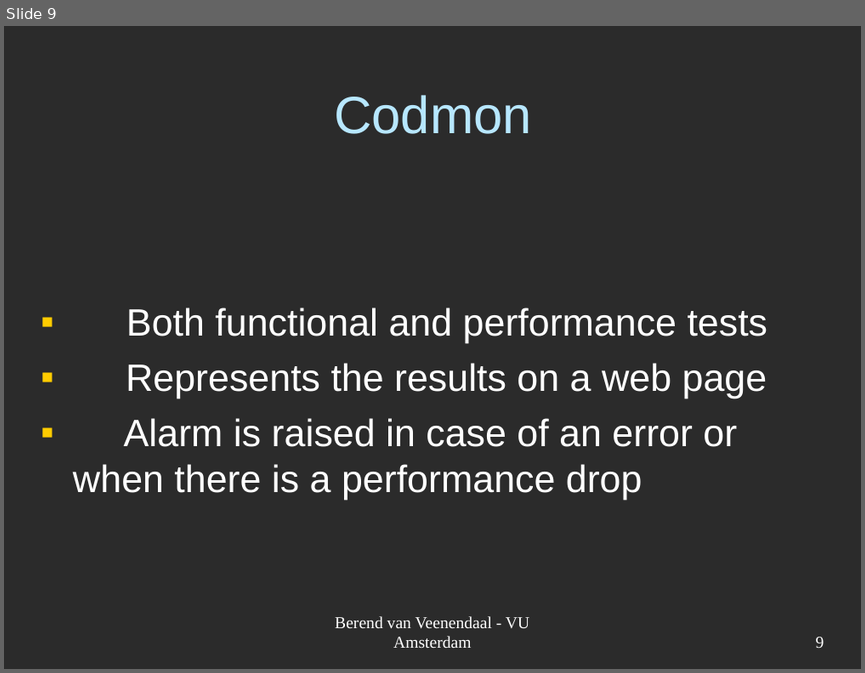
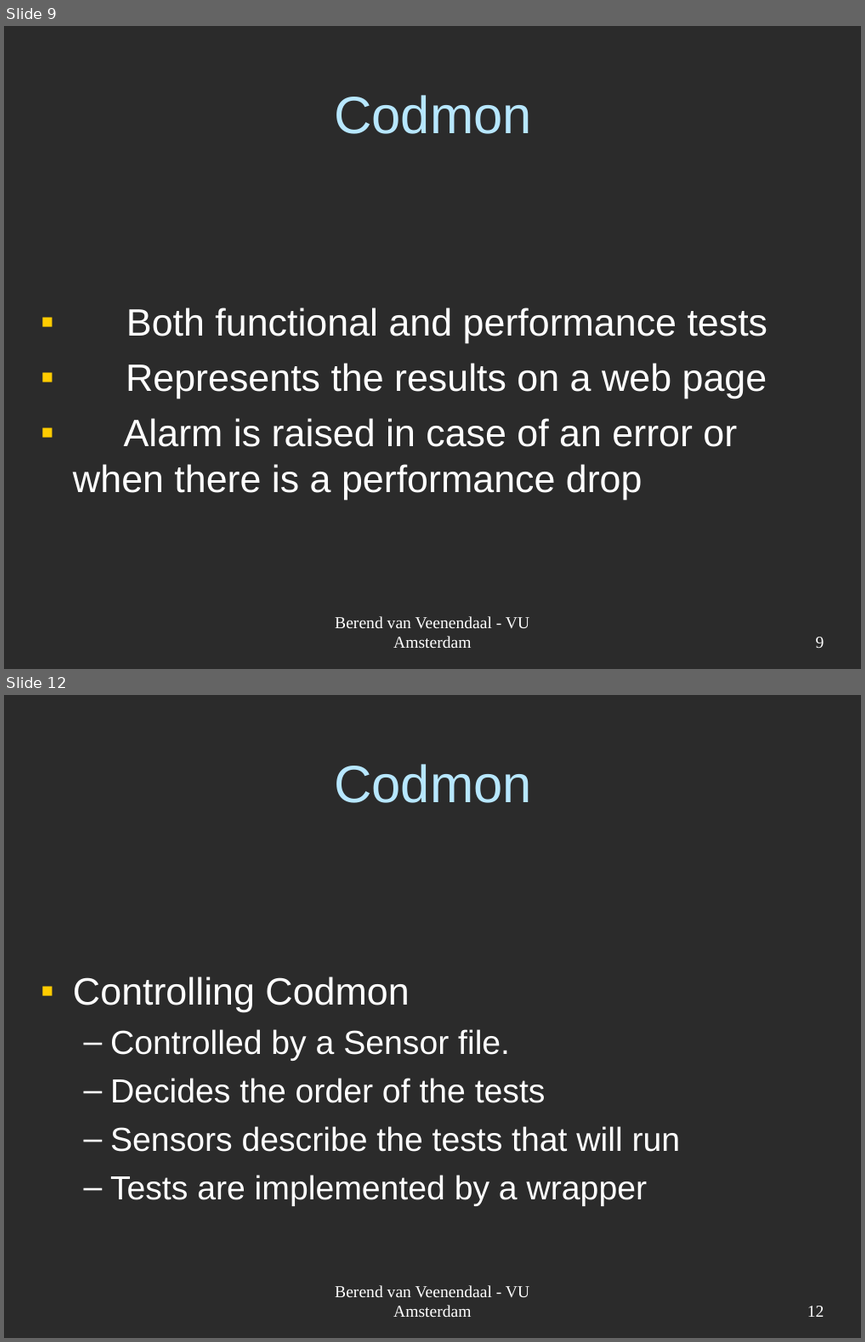
Before and after one commit to JungleComputing/codmon, a slide deck: doc/report/Codmon-VM.ppt. Shown one above the other, each under a label of ours: slide 9 before the commit, slides 9 and 12 after it; the slides between them are not shown. The pictures are 865x673 and 865x1342 pixels, drawn with LibreOffice and Linux fonts; fonts in the diff are those of the drawing; background and template pictures are left out; a plain dark background stands for a picture behind light text. Boxes give left, top, right and bottom in pixels: in the first picture for what was removed or moved away, otherwise in the second. Text is boxed around its words. In the diff, an @@ line names an element or a change of style, - is before the commit and + after.

```diff
--- a/doc/report/Codmon-VM.ppt
+++ b/doc/report/Codmon-VM.ppt
@@ slide 12 added at (4, 695, 861, 1338), background picture (left out) @@
@@ title added at (334, 764, 532, 803), 44 pt, text #B7E7FF @@
+Codmon
@@ text added at (73, 976, 681, 1206), 28 pt, text #FFFFFF @@
+▪ Controlling Codmon
+  – Controlled by a Sensor file.
+  – Decides the order of the tests
+  – Sensors describe the tests that will run
+  – Tests are implemented by a wrapper
@@ text added at (335, 1285, 529, 1316), 14 pt, text #FFFFFF @@
+Berend van Veenendaal - VU Amsterdam
@@ page number added at (807, 1305, 824, 1316), 14 pt, text #FFFFFF @@
+12
```
Also in this commit, not shown: 4 other slides added.
